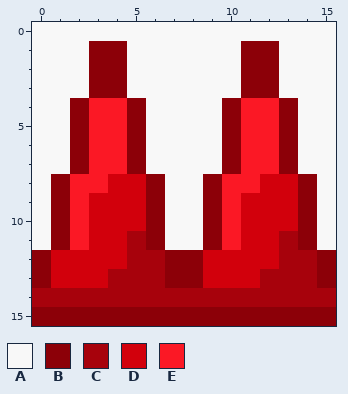
A pixel-art sprite gets an edit: Assets/graphic/spikes_red.png. That is the earlier state.
The file is 16x16 pixels. Pixels under 10% opacity are left out. Colours within 5 levels of each other are drawn and written as one.
Palette (. is transparent): A #f8f8f8  B #8c0008  C #a7020c  D #d2000c  E #fb1825
Pixels before, first column x 0:
 0 AAAAAAAAAAAAAAAA
 1 AAABBAAAAAABBAAA
 2 AAABBAAAAAABBAAA
 3 AAABBAAAAAABBAAA
 4 AABEEBAAAABEEBAA
 5 AABEEBAAAABEEBAA
 6 AABEEBAAAABEEBAA
 7 AABEEBAAAABEEBAA
 8 ABEEDDBAABEEDDBA
 9 ABEDDDBAABEDDDBA
10 ABEDDDBAABEDDDBA
11 ABEDDCBAABEDDCBA
12 BDDDDCCBBDDDDCCB
13 BDDDCCCBBDDDCCCB
14 CCCCCCCCCCCCCCCC
15 BBBBBBBBBBBBBBBB
And afterwards:
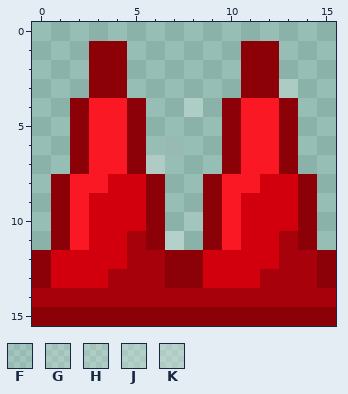
Colours new in this view: F #ffffff1d  G #ffffff32  H #ffffff39  J #ffffff49  K #ffffff52
The exact change:
{"y":0,"x":0,"old":"AAAAAAAAAAAAAAAA","new":"................"}
{"y":1,"x":0,"old":"AAA","new":"..."}
{"y":1,"x":5,"old":"AAAAAA","new":"......"}
{"y":1,"x":13,"old":"AAA","new":"..."}
{"y":2,"x":0,"old":"AAA","new":"..."}
{"y":2,"x":5,"old":"AAAAAA","new":"......"}
{"y":2,"x":13,"old":"AAA","new":"..."}
{"y":3,"x":0,"old":"AAA","new":"..."}
{"y":3,"x":5,"old":"AAAAAA","new":"......"}
{"y":3,"x":13,"old":"AAA","new":"G.."}
{"y":4,"x":0,"old":"AA","new":".."}
{"y":4,"x":6,"old":"AAAA","new":"..H."}
{"y":4,"x":14,"old":"AA","new":".."}
{"y":5,"x":0,"old":"AA","new":".."}
{"y":5,"x":6,"old":"AAAA","new":"...."}
{"y":5,"x":14,"old":"AA","new":".."}
{"y":6,"x":0,"old":"AA","new":".."}
{"y":6,"x":6,"old":"AAAA","new":".F.."}
{"y":6,"x":14,"old":"AA","new":".."}
{"y":7,"x":0,"old":"AA","new":".."}
{"y":7,"x":6,"old":"AAAA","new":"K..."}
{"y":7,"x":14,"old":"AA","new":".."}
{"y":8,"x":0,"old":"A","new":"."}
{"y":8,"x":7,"old":"AA","new":".."}
{"y":8,"x":15,"old":"A","new":"."}
{"y":9,"x":0,"old":"A","new":"."}
{"y":9,"x":7,"old":"AA","new":".."}
{"y":9,"x":15,"old":"A","new":"."}
{"y":10,"x":0,"old":"A","new":"."}
{"y":10,"x":7,"old":"AA","new":".F"}
{"y":10,"x":15,"old":"A","new":"."}
{"y":11,"x":0,"old":"A","new":"."}
{"y":11,"x":7,"old":"AA","new":"J."}
{"y":11,"x":15,"old":"A","new":"."}
{"label":"changed","picture_box":[32,22,336,250]}
